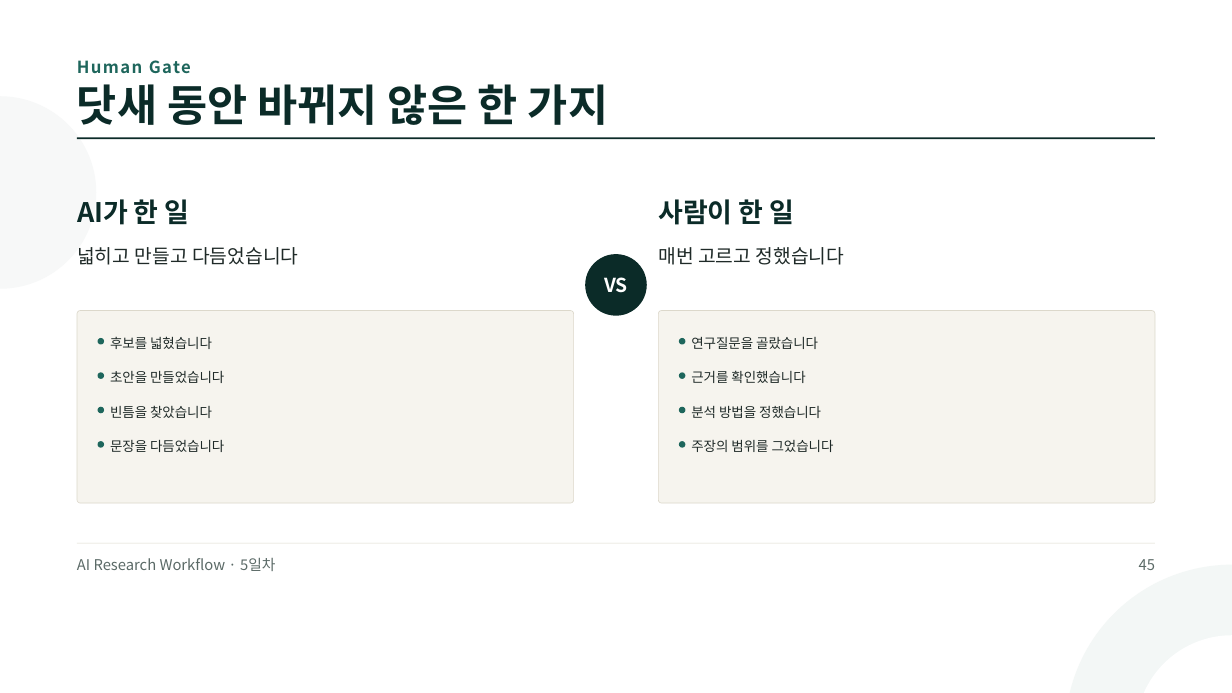
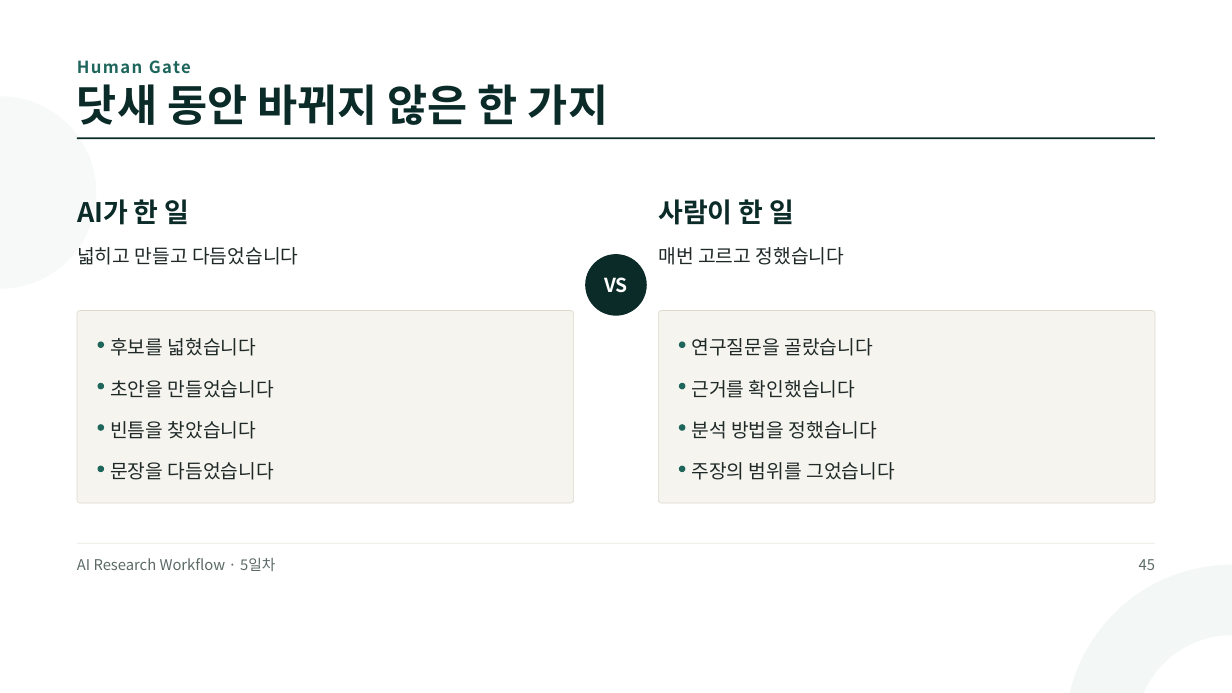
Before and after one commit to jungaistar/materials, a slide deck: slide 45 of grad/grad_day5.pptx. Drawn at 1232x693 pixels with LibreOffice and Linux fonts; fonts in the diff are those of the drawing. Boxes give left, top, right and bottom in pixels: in the first picture for what was removed or moved away, otherwise in the second. Text is boxed around its words. In the diff, an @@ line names an element or a change of style, - is before the commit and + after.

```diff
--- a/grad/grad_day5.pptx
+++ b/grad/grad_day5.pptx
@@ ellipse moved from (x1=97, y1=372, x2=104, y2=379) to (x1=97, y1=383, x2=104, y2=390) @@
@@ text "초안을 만들었습니다" moved from (x1=110, y1=371, x2=224, y2=383) to (x1=110, y1=380, x2=274, y2=398) @@
@@ ellipse moved from (x1=679, y1=372, x2=686, y2=379) to (x1=679, y1=383, x2=686, y2=390) @@
@@ text "근거를 확인했습니다" moved from (x1=691, y1=370, x2=805, y2=383) to (x1=691, y1=380, x2=855, y2=398) @@
@@ text "빈틈을 찾았습니다" moved from (x1=110, y1=405, x2=212, y2=418) to (x1=110, y1=421, x2=257, y2=439) @@
@@ text "분석 방법을 정했습니다" moved from (x1=691, y1=406, x2=821, y2=418) to (x1=691, y1=421, x2=878, y2=439) @@
@@ ellipse moved from (x1=97, y1=407, x2=104, y2=413) to (x1=97, y1=424, x2=104, y2=431) @@
@@ ellipse moved from (x1=679, y1=407, x2=686, y2=413) to (x1=679, y1=424, x2=686, y2=431) @@
@@ ellipse moved from (x1=97, y1=441, x2=104, y2=448) to (x1=97, y1=466, x2=104, y2=472) @@
@@ text "문장을 다듬었습니다" moved from (x1=110, y1=440, x2=224, y2=452) to (x1=110, y1=462, x2=274, y2=480) @@
@@ ellipse moved from (x1=679, y1=441, x2=686, y2=448) to (x1=679, y1=466, x2=686, y2=472) @@
@@ size 15.8 to 22.5 pt in 8 elements at (x1=110, y1=338, x2=257, y2=356), (x1=691, y1=338, x2=873, y2=356), (x1=110, y1=380, x2=274, y2=398), (x1=691, y1=380, x2=855, y2=398), (x1=110, y1=421, x2=257, y2=439), (x1=691, y1=421, x2=878, y2=439), (x1=110, y1=462, x2=274, y2=480), (x1=691, y1=462, x2=895, y2=480) @@
@@ text "주장의 범위를 그었습니다" moved from (x1=691, y1=440, x2=834, y2=452) to (x1=691, y1=462, x2=895, y2=480) @@
```
Also in this commit, not shown: 1 other slide changed, 7 other files.
